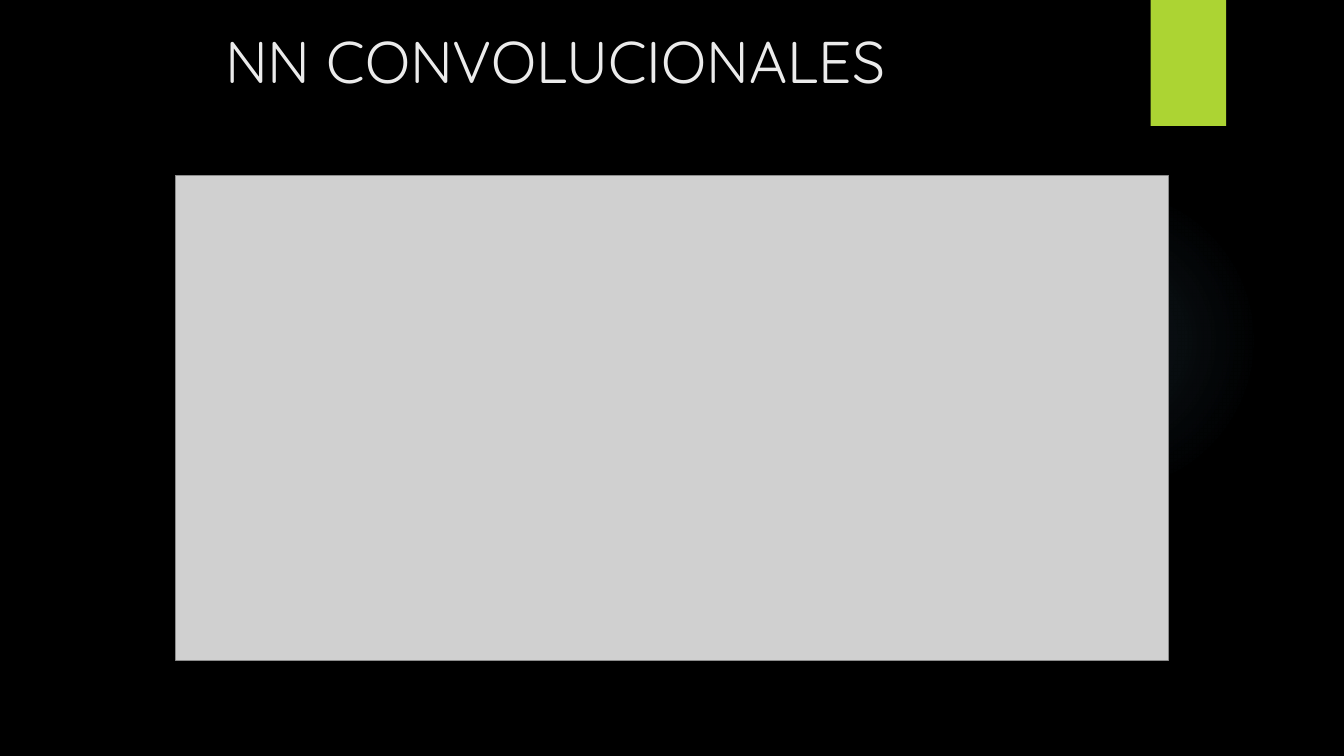
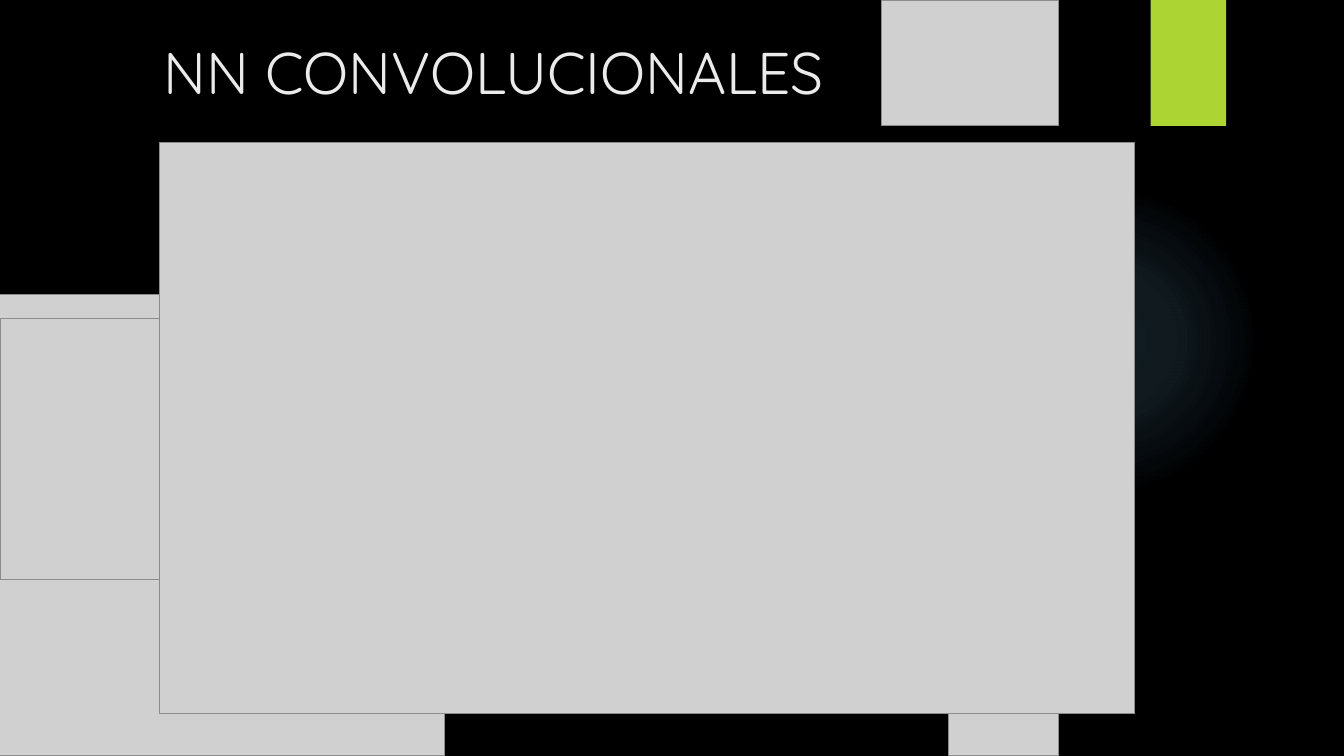
Before and after one commit to unknowchar/NN-imgClasification, a slide deck: slide 6 of NEURONAL NETWORK.pptx (slide 8 before the commit). Drawn at 1344x756 pixels with LibreOffice and Linux fonts; fonts in the diff are those of the drawing; grey boxes stand for pictures; background and template pictures are left out. Boxes give left, top, right and bottom in pixels: in the first picture for what was removed or moved away, otherwise in the second. Text is boxed around its words. In the diff, an @@ line names an element or a change of style, - is before the commit and + after.

```diff
--- a/NEURONAL NETWORK.pptx
+++ b/NEURONAL NETWORK.pptx
@@ picture added at (882,0,1059,126) @@
@@ title "NN CONVOLUCIONALES": place and size @@
-title "NN CONVOLUCIONALES" at (225,41,886,84)
+title "NN CONVOLUCIONALES" at (164,52,824,95)
@@ picture: place and size @@
-picture at (175,175,1169,661)
+picture at (159,143,1135,715)
@@ ellipse added at (949,185,1259,495), fill gradient #7AC4F0 @@
@@ picture added at (0,294,445,756) @@
@@ picture added at (0,319,167,580) @@
@@ picture added at (949,673,1059,756) @@
```
Also in this commit, not shown: 2 other slides changed, 5 slides added, 3 slides removed.
